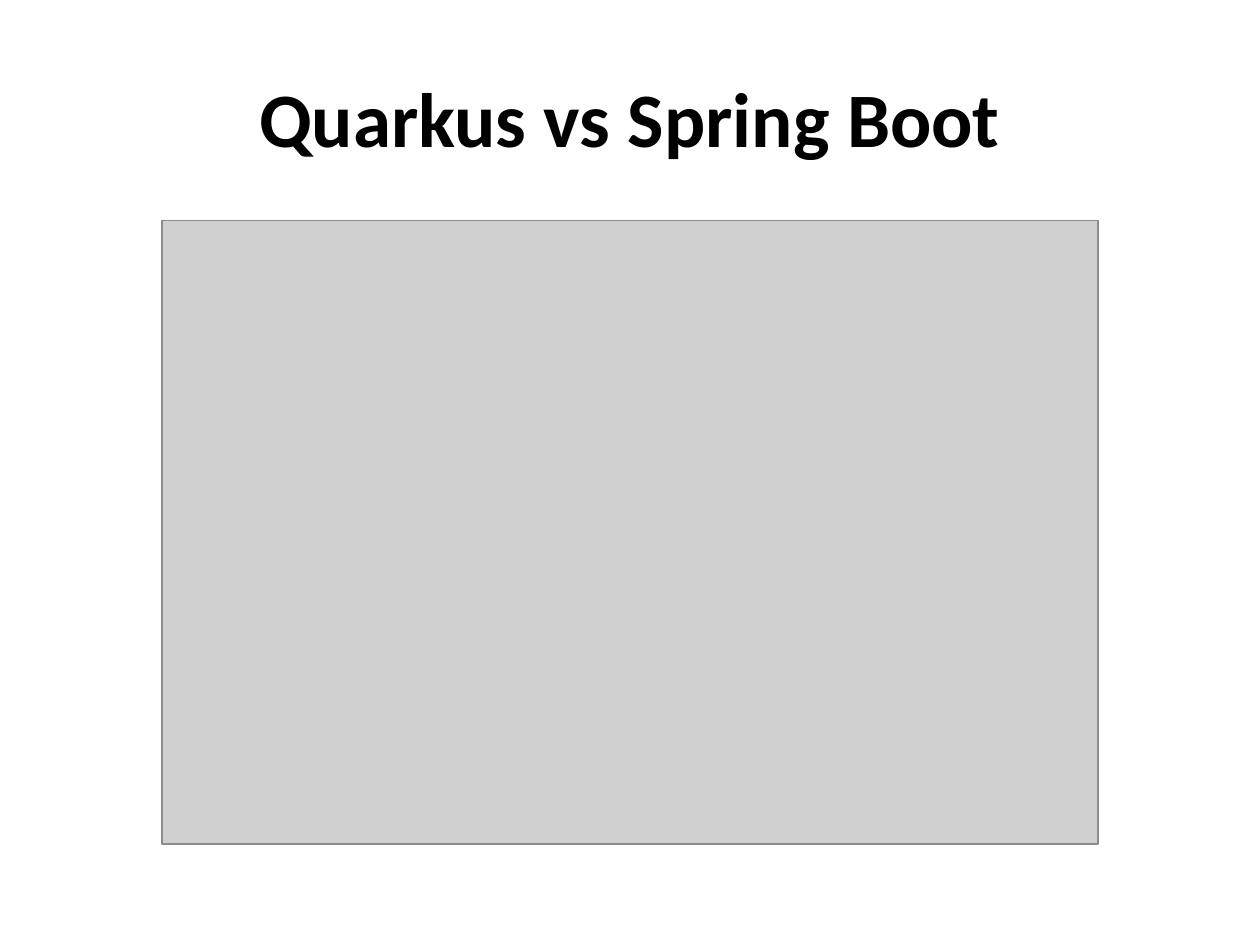
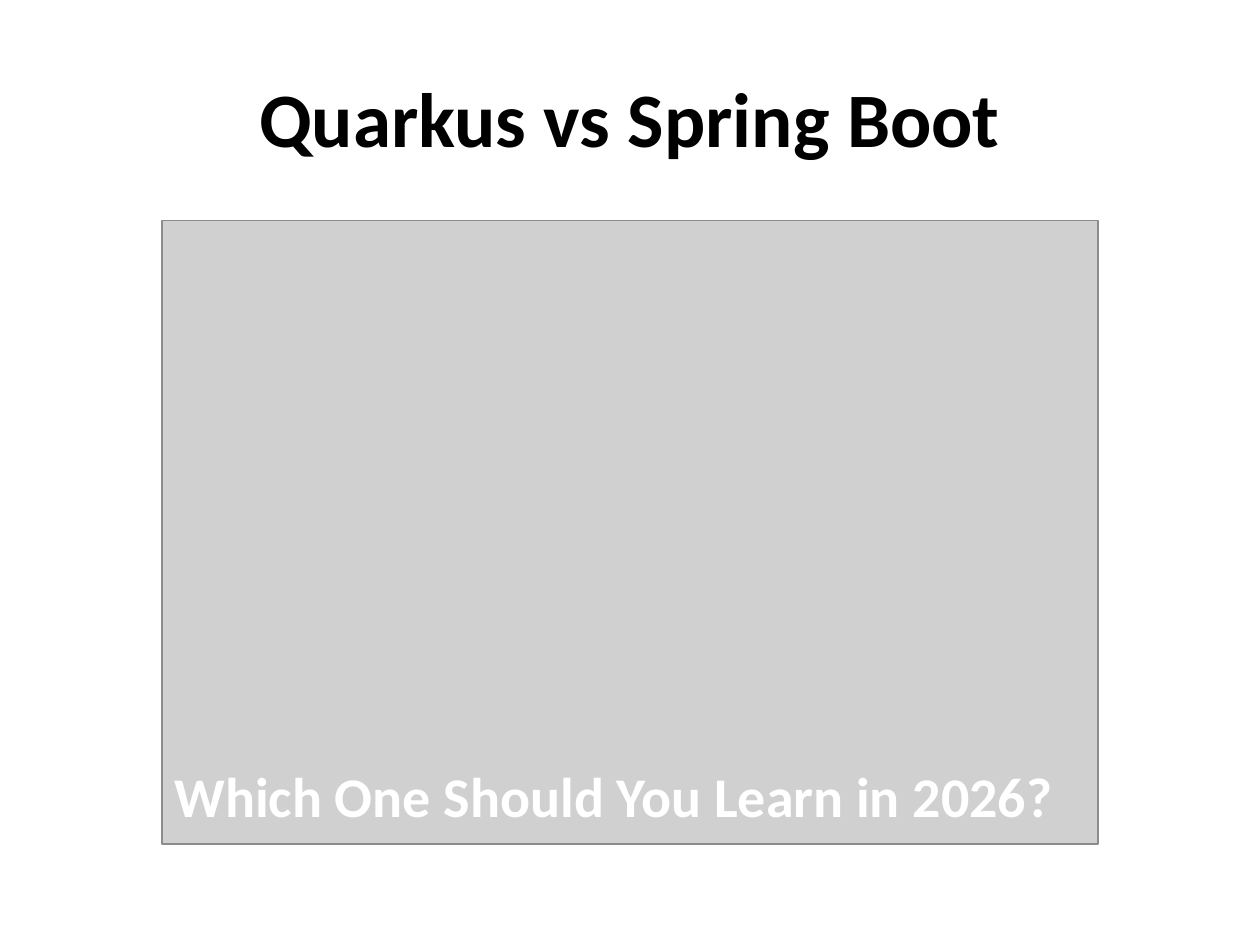
Before and after one commit to NarenJavaHelpLine/Java-Training-For-Interview, a slide deck: slide 1 of SPRING BOOT/Quarkus_vs_SpringBoot.pptx. Drawn at 1260x945 pixels with LibreOffice and Linux fonts; fonts in the diff are those of the drawing; grey boxes stand for pictures. Boxes give left, top, right and bottom in pixels: in the first picture for what was removed or moved away, otherwise in the second. Text is boxed around its words. In the diff, an @@ line names an element or a change of style, - is before the commit and + after.

```diff
--- a/SPRING BOOT/Quarkus_vs_SpringBoot.pptx
+++ b/SPRING BOOT/Quarkus_vs_SpringBoot.pptx
@@ text added at <box>174,778,1052,817</box>, 32 pt, text #FFFFFF, bold @@
+Which One Should You Learn in 2026?
```
Also in this commit, not shown: 5 other slides changed, 3 slides added, 3 slides removed.
